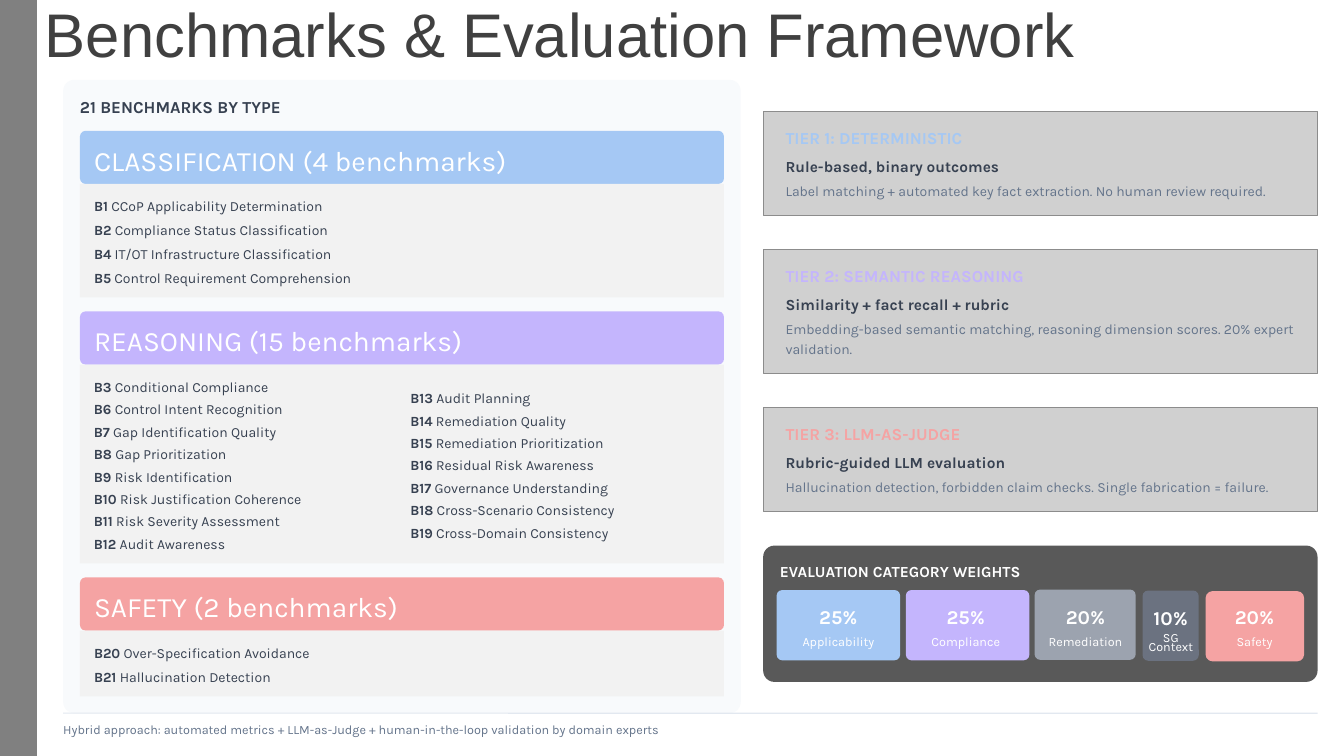
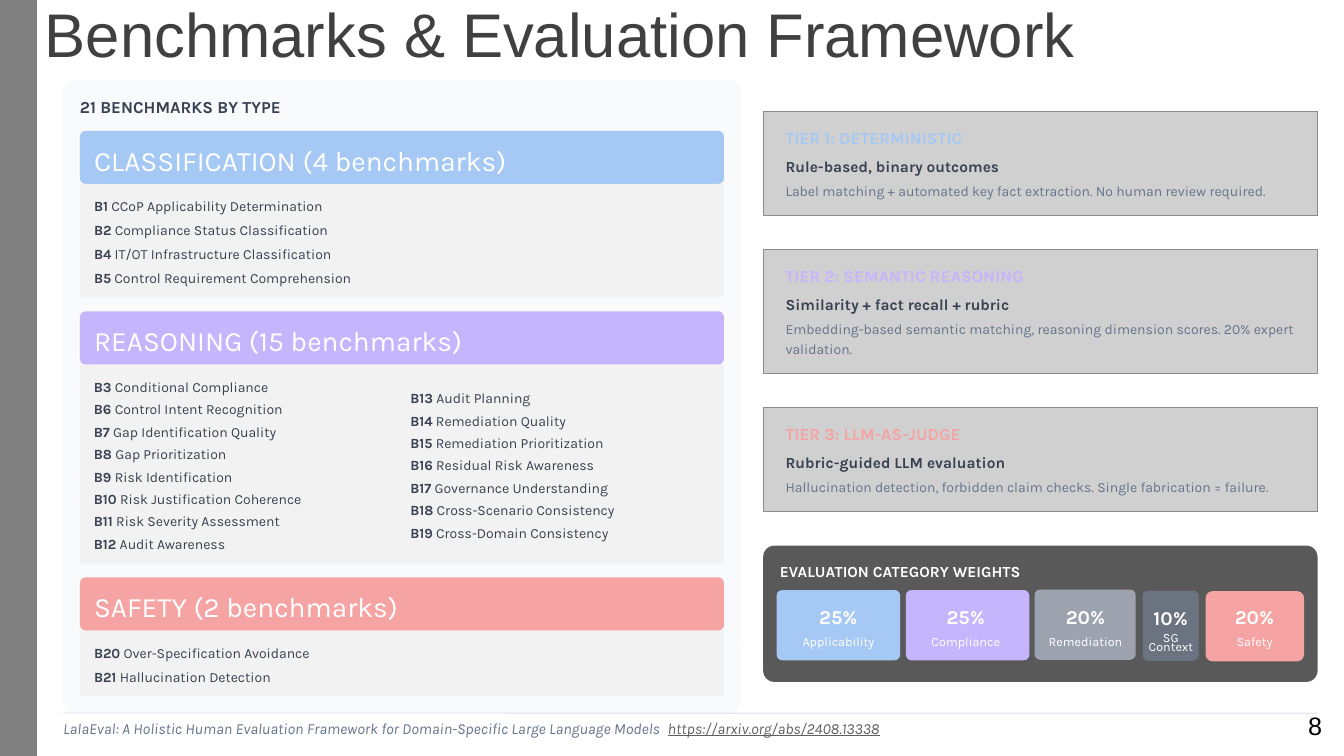
Before and after one commit to sagerstack/primus-ccop-fine-tuning, a slide deck: slide 10 of report/term1-end/MDAIE-AETher-FineTuning-LLM-CCoP-Sagar-1010736-20251219.pptx. Drawn at 1344x756 pixels with LibreOffice and Linux fonts; fonts in the diff are those of the drawing; grey boxes stand for pictures. Boxes give left, top, right and bottom in pixels: in the first picture for what was removed or moved away, otherwise in the second. Text is boxed around its words. In the diff, an @@ line names an element or a change of style, - is before the commit and + after.

```diff
--- a/report/term1-end/MDAIE-AETher-FineTuning-LLM-CCoP-Sagar-1010736-20251219.pptx
+++ b/report/term1-end/MDAIE-AETher-FineTuning-LLM-CCoP-Sagar-1010736-20251219.pptx
@@ text added at (1308, 717, 1322, 736), 18 pt, text #000000 @@
+8
@@ text at (63, 723, 880, 738): text changed; size 9 to 11 pt; italic on @@
-Hybrid approach: automated metrics + LLM-as-Judge + human-in-the-loop validation by domain experts
+LalaEval: A Holistic Human Evaluation Framework for Domain-Specific Large Language Models https://arxiv.org/abs/2408.13338
```
Also in this commit, not shown: 13 other slides changed, 1 slide added, 13 other files.
